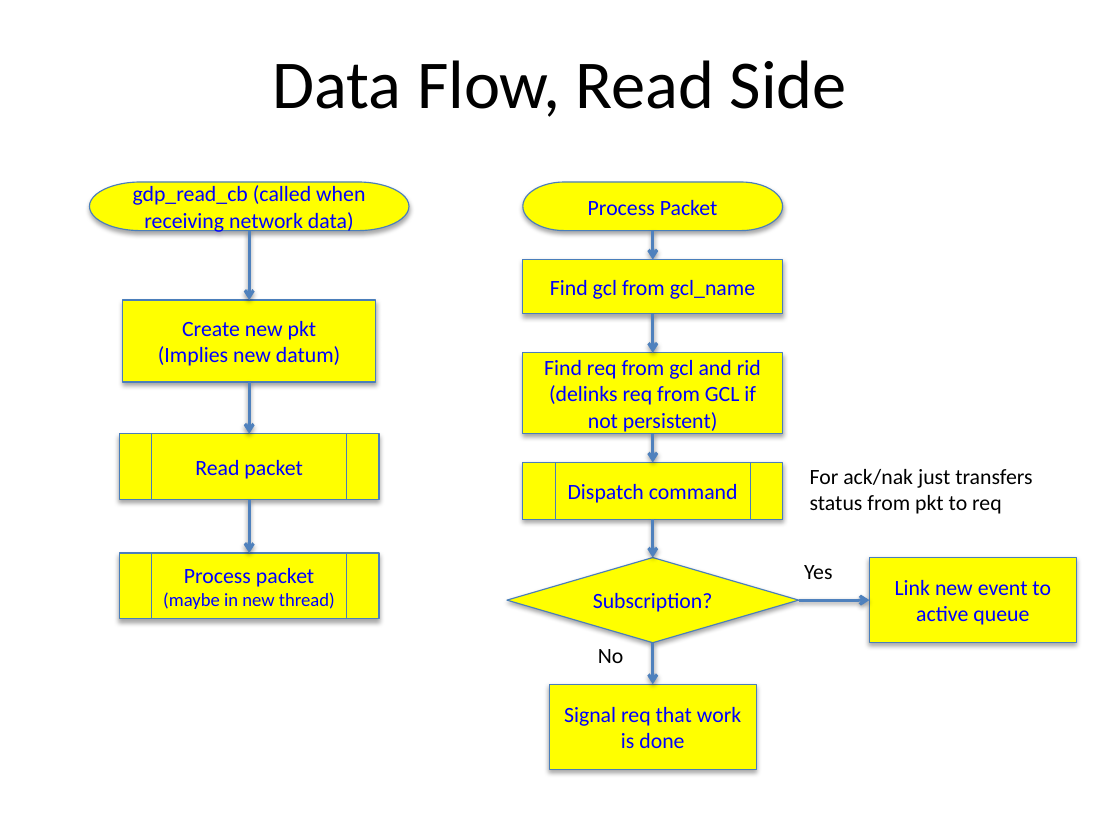
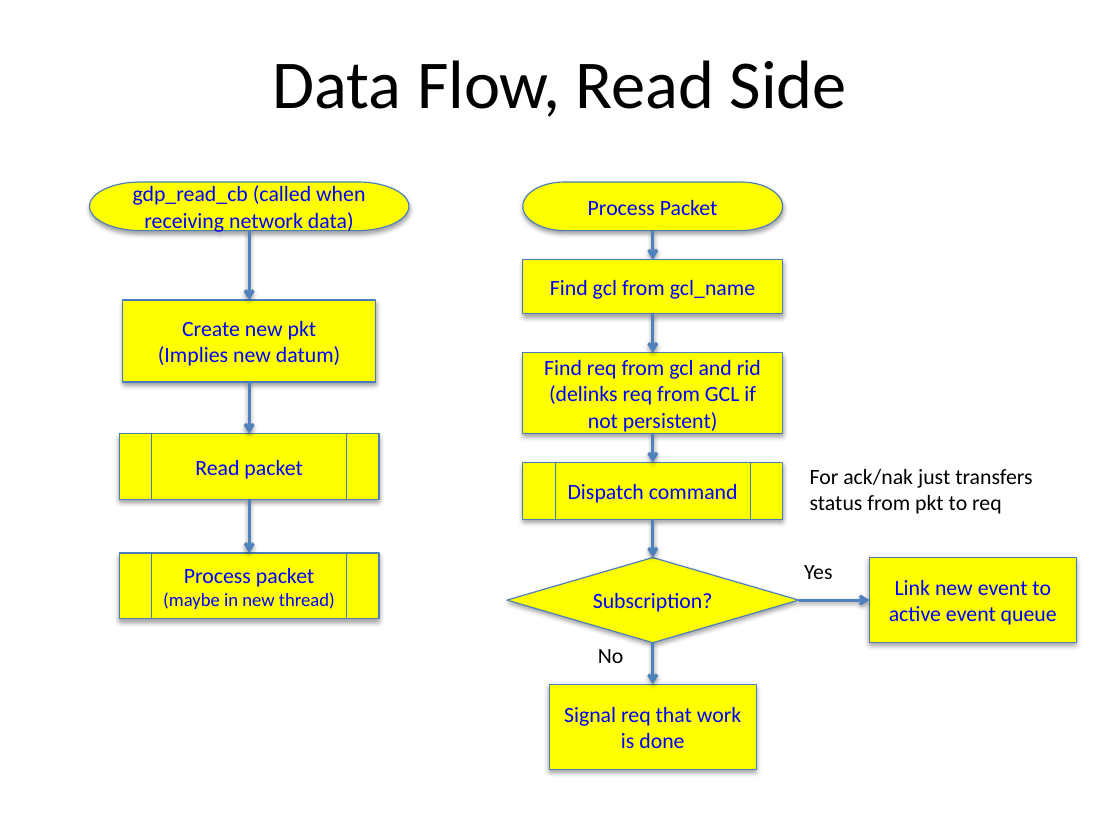
Before and after one commit to jugador87/gdp, a slide deck: slide 4 of doc/gdp-internals-v0.pptx. Drawn at 1120x840 pixels with LibreOffice and Linux fonts; fonts in the diff are those of the drawing. Boxes give left, top, right and bottom in pixels: in the first picture for what was removed or moved away, otherwise in the second. Text is boxed around its words. In the diff, an @@ line names an element or a change of style, - is before the commit and + after.

```diff
--- a/doc/gdp-internals-v0.pptx
+++ b/doc/gdp-internals-v0.pptx
@@ text in rectangle at box(889, 580, 1057, 625): text changed @@
-Link new event to active queue
+Link new event to active event queue
```
Also in this commit, not shown: 16 other files.
